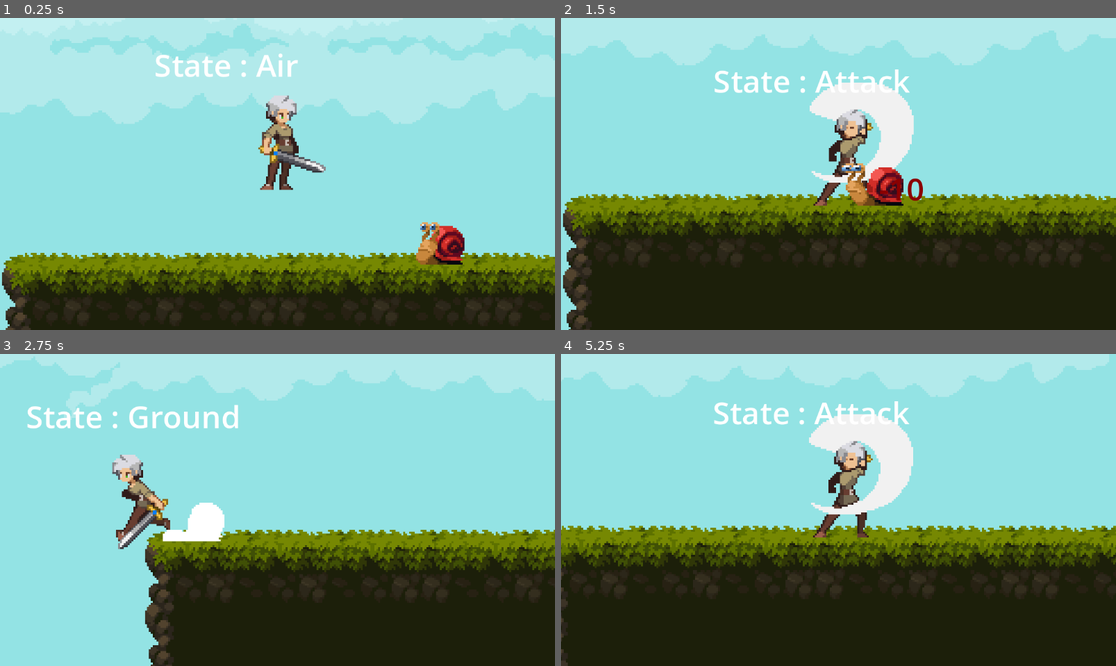
Above: before the commit, frames 1-4 (two rows, left to right).
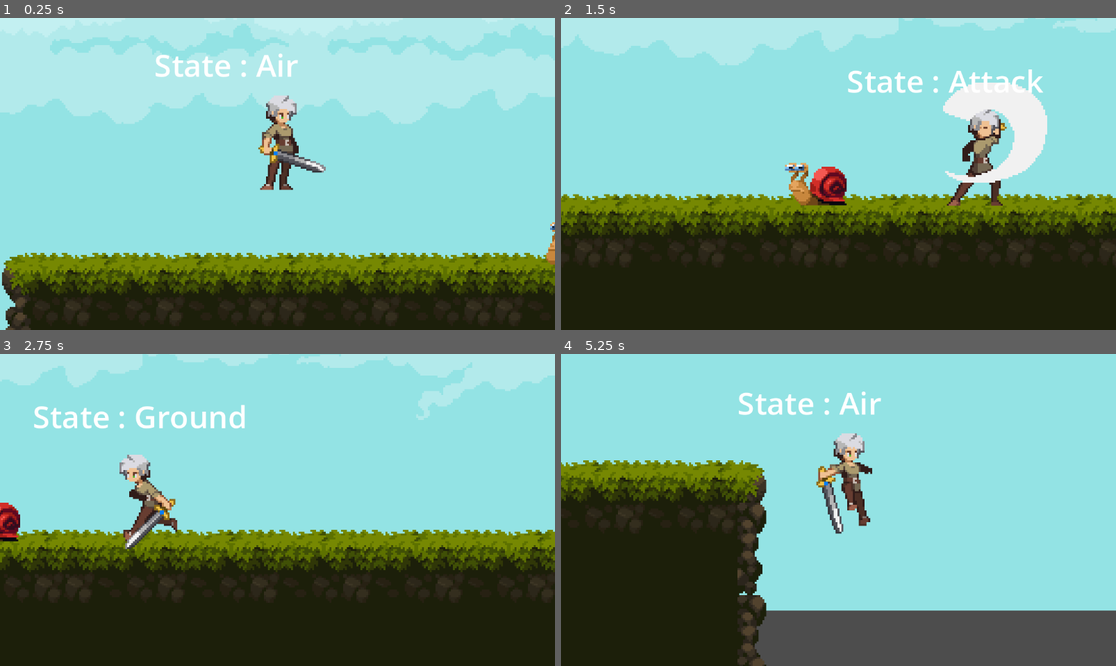
Above: after the commit, the same moments.

Repository: KeyVux/Tutorial-Games
Game: Godot game, scene res://Levels/test_level.tscn
Two runs of this game, one before a commit and one after it. Both use one fixed random seed, a clock stepped at 60 frames per second and the inputs below.
Inputs (mouse positions are in pixels of both pictures, inside the frame that each line leads up to):
- Up to frame 1 (0.25 s): no input
- Up to frame 2 (1.5 s): move the mouse to (960, 158) at 0.52 s; press the mouse at (960, 158) at 0.53 s; hold D (right) from 0.53 s (still down); tap Space (jump) at 0.77 s; move the mouse to (727, 189) at 1.27 s; release the mouse at (727, 189) at 1.28 s; click (727, 189) at 1.35 s
- Up to frame 3 (2.75 s): tap Space (jump) at 1.52 s; move the mouse to (333, 441) at 2.02 s; release D (right) at 2.03 s; press the mouse at (333, 441) at 2.03 s; hold A (left) from 2.03 s (still down)
- Up to frame 4 (5.25 s): move the mouse to (810, 572) at 2.77 s; release A (left) at 2.78 s; release the mouse at (810, 572) at 2.78 s; hold D (right) 2.78-4.28 s; click (810, 572) at 2.85 s; tap Space (jump) at 3.02, 3.77, 4.52 s; move the mouse to (1005, 556) at 3.52 s; press the mouse at (1005, 556) at 3.53 s; move the mouse to (672, 463) at 4.27 s; release the mouse at (672, 463) at 4.28 s; hold A (left) 4.28-5.03 s; click (672, 463) at 4.35 s; move the mouse to (866, 510) at 5.02 s; press the mouse at (866, 510) at 5.03 s; hold D (right) from 5.03 s (still down)

The runs differ from the first frame. In frame 1, 1.1% of the frame differs, in the area x 74-100%, y 65-80%; in frame 2, 22%; in frame 3, 27%; in frame 4, 54%, in the area x 0-100%, y 0-100%.

Commit message:
Enhance enemy and player interactions with collision layers and state management
- Added collision layers for player and enemy entities to improve interaction handling.
- Updated Snail enemy's hit state to include knockback mechanics and timer for state transitions.
- Refined player movement logic to respect state machine conditions, ensuring smoother gameplay.
- Integrated new properties in the Snail's scene for better state management and collision detection.

Diff:
--- a/2dplatformer_attack_and_enemy_setup/Part 2/Character/player.tscn
+++ b/2dplatformer_attack_and_enemy_setup/Part 2/Character/player.tscn
@@ -463,6 +463,7 @@
 size = Vector2(20, 48)
 
 [node name="Player" type="CharacterBody2D"]
+collision_layer = 2
 script = ExtResource("1_flj5s")
 
 [node name="Sprite2D" type="Sprite2D" parent="."]
@@ -524,6 +525,8 @@
 state_machine = NodePath("../CharacterStateMachine")
 
 [node name="Sword" type="Area2D" parent="."]
+collision_layer = 0
+collision_mask = 4
 monitoring = false
 script = ExtResource("12_q162t")
 
--- a/2dplatformer_attack_and_enemy_setup/Part 2/Enemy/Snail/hit_state.gd
+++ b/2dplatformer_attack_and_enemy_setup/Part 2/Enemy/Snail/hit_state.gd
@@ -1,12 +1,19 @@
 class_name HitState
 extends State
+@onready var timer: Timer = $Timer
 
 @export var damagetable: Damagetable
 @export var deadState: State
 @export var deadAnimationNode: String = "dead"
+@export var knockback_velocity: Vector2 = Vector2(100, 0)
+@export var returnState: State
 
 func _ready():
 	damagetable.connect("onHit", onDamagetableHit)
+
+func on_enter():
+	character.velocity = knockback_velocity
+	timer.start()
 
 func onDamagetableHit(node: Node, damageAmount: float):
 	if damagetable.Health > 0:
@@ -14,3 +21,10 @@
 	else:
 		emit_signal("interruptState", deadState)
 		playback.travel(deadAnimationNode)
+
+func onExit():
+	character.velocity = Vector2.ZERO
+
+
+func _on_timer_timeout() -> void:
+	next_state = returnState # Replace with function body.
--- a/2dplatformer_attack_and_enemy_setup/Part 2/Enemy/Snail/snail.gd
+++ b/2dplatformer_attack_and_enemy_setup/Part 2/Enemy/Snail/snail.gd
@@ -1,7 +1,10 @@
 extends CharacterBody2D
 
 @onready var animationTree: AnimationTree = $AnimationTree
+@onready var stateMachine: CharacterStateMachine = $CharacterStateMachine
 
+@export var hitState: State
+@export var movementSpeed: float = 30.0
 @export var startingMoveDirection: Vector2 = Vector2.LEFT
 const SPEED = 300.0
 const JUMP_VELOCITY = -400.0
@@ -18,9 +21,9 @@
 	# Get the input direction and handle the movement/deceleration.
 	# As good practice, you should replace UI actions with custom gameplay actions.
 	var direction: Vector2 = startingMoveDirection
-	if direction:
-		velocity.x = direction.x * SPEED
-	else:
-		velocity.x = move_toward(velocity.x, 0, SPEED)
+	if direction && stateMachine.check_if_can_move():
+		velocity.x = direction.x * movementSpeed
+	elif stateMachine.current_state != hitState:
+		velocity.x = move_toward(velocity.x, 0, movementSpeed)
 
 	move_and_slide()
--- a/2dplatformer_attack_and_enemy_setup/Part 2/Enemy/Snail/snail.tscn
+++ b/2dplatformer_attack_and_enemy_setup/Part 2/Enemy/Snail/snail.tscn
@@ -196,6 +196,7 @@
 
 [node name="Snail" type="CharacterBody2D"]
 position = Vector2(0, -16)
+collision_layer = 4
 script = ExtResource("1_s8k6e")
 
 [node name="Sprite2D" type="Sprite2D" parent="."]
@@ -229,10 +230,17 @@
 
 [node name="Dead" type="Node" parent="CharacterStateMachine"]
 script = ExtResource("5_h0gps")
-
-[node name="Hit" type="Node" parent="CharacterStateMachine" node_paths=PackedStringArray("damagetable", "deadState")]
+can_move = false
+
+[node name="Hit" type="Node" parent="CharacterStateMachine" node_paths=PackedStringArray("damagetable", "deadState", "returnState")]
 script = ExtResource("6_p6lni")
 damagetable = NodePath("../../Damagetable")
 deadState = NodePath("../Dead")
+returnState = NodePath("../Walk")
+
+[node name="Timer" type="Timer" parent="CharacterStateMachine/Hit"]
+wait_time = 0.25
+one_shot = true
 
 [connection signal="animation_finished" from="AnimationTree" to="Damagetable" method="_on_animation_tree_animation_finished"]
+[connection signal="timeout" from="CharacterStateMachine/Hit/Timer" to="CharacterStateMachine/Hit" method="_on_timer_timeout"]
--- a/2dplatformer_attack_and_enemy_setup/Part 2/project.godot
+++ b/2dplatformer_attack_and_enemy_setup/Part 2/project.godot
@@ -56,6 +56,12 @@
 ]
 }
 
+[layer_names]
+
+2d_physics/layer_1="World"
+2d_physics/layer_2="Player"
+2d_physics/layer_3="Enemy"
+
 [physics]
 
 2d/default_gravity=245.0
